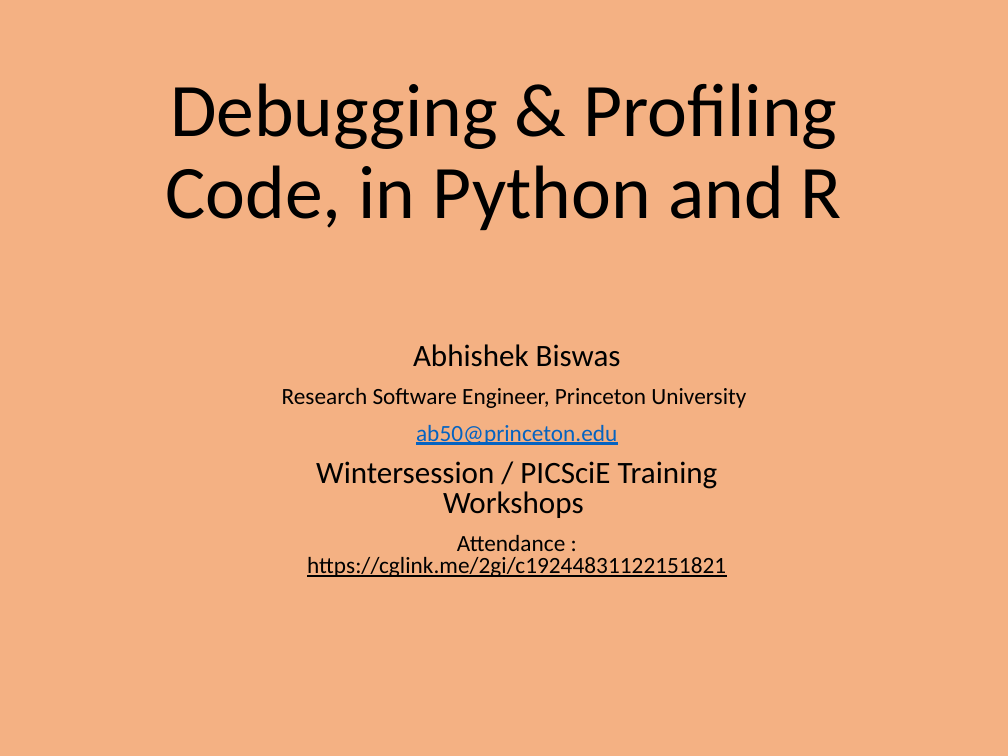
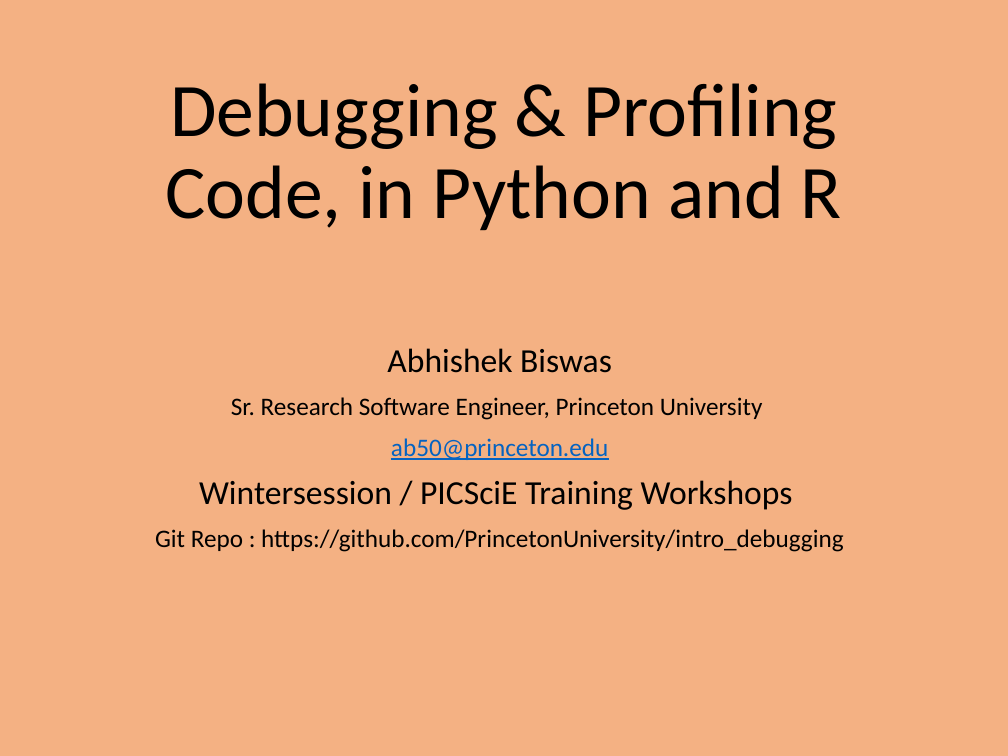
Before and after one commit to PrincetonUniversity/intro_debugging, a slide deck: slide 1 of 01_overview/Introduction_To_Debugging.pptx. Drawn at 1008x756 pixels with LibreOffice and Linux fonts; fonts in the diff are those of the drawing. Boxes give left, top, right and bottom in pixels: in the first picture for what was removed or moved away, otherwise in the second. Text is boxed around its words. In the diff, an @@ line names an element or a change of style, - is before the commit and + after.

```diff
--- a/01_overview/Introduction_To_Debugging.pptx
+++ b/01_overview/Introduction_To_Debugging.pptx
@@ subtitle "Abhishek Biswas": place and size @@
-subtitle "Abhishek Biswas" at (282, 344, 746, 577)
+subtitle "Abhishek Biswas" at (155, 348, 843, 552)
@@ subtitle at (199, 348, 793, 510): size 22.2 to 24 pt in "Abhishek Biswas", "Wintersession / PICSciE Training Workshops"; size 16.6 to 18 pt in "ab50@princeton.edu"; line spacing 0.8 to 0.9 @@
@@ subtitle at (231, 397, 763, 420): text changed; size 16.6 to 18 pt @@
-Research Software Engineer, Princeton University
+Sr. Research Software Engineer, Princeton University
@@ subtitle at (155, 529, 843, 552): text changed; size 16.6 to 18 pt @@
-Attendance : https://cglink.me/2gi/c19244831122151821
+Git Repo : https://github.com/PrincetonUniversity/intro_debugging
```
Also in this commit, not shown: 1 other slide changed, 1 slide added, 3 other files.
